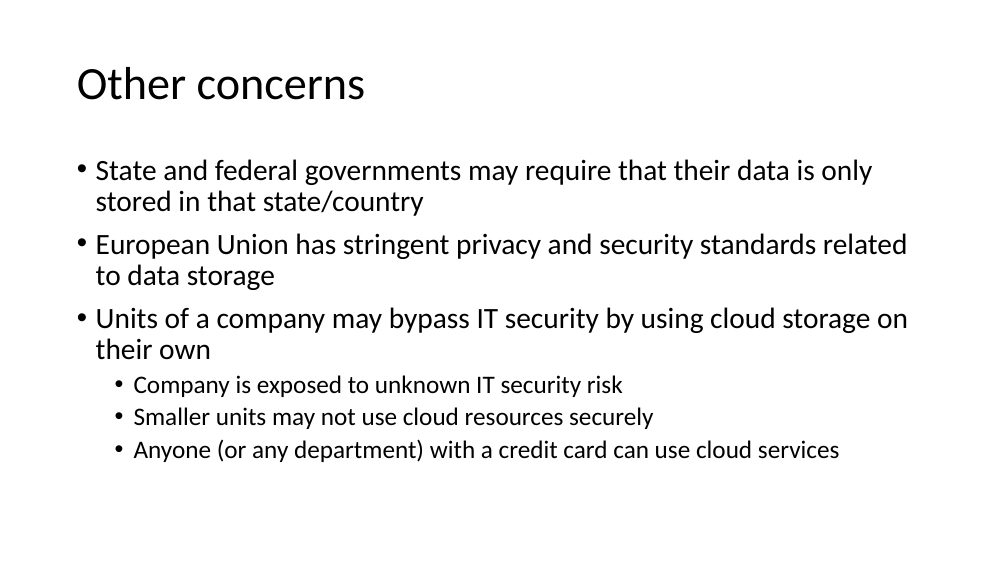
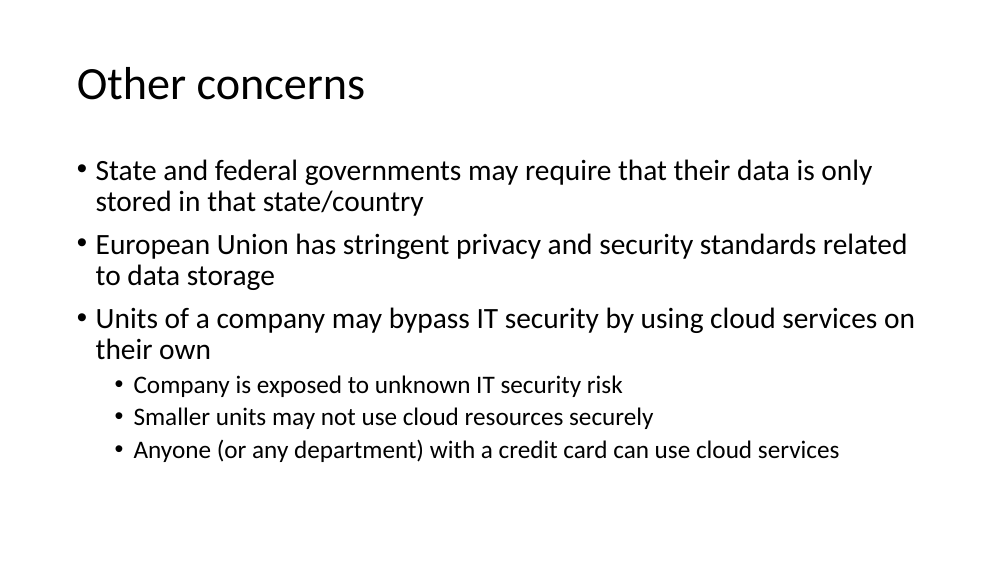
Before and after one commit to john-r2/CyberSec-Modules, a slide deck: slide 6 of 2.VM_Cloud/Cloud Computing Basics.pptx. Drawn at 1008x567 pixels with LibreOffice and Linux fonts; fonts in the diff are those of the drawing. Boxes give left, top, right and bottom in pixels: in the first picture for what was removed or moved away, otherwise in the second. Text is boxed around its words. In the diff, an @@ line names an element or a change of style, - is before the commit and + after.

```diff
--- a/2.VM_Cloud/Cloud Computing Basics.pptx
+++ b/2.VM_Cloud/Cloud Computing Basics.pptx
@@ text at bbox=[96, 307, 915, 360]: text changed @@
-• Units of a company may bypass IT security by using cloud storage on their own
+• Units of a company may bypass IT security by using cloud services on their own
```
Also in this commit, not shown: 4 other slides changed, 3 other files.
